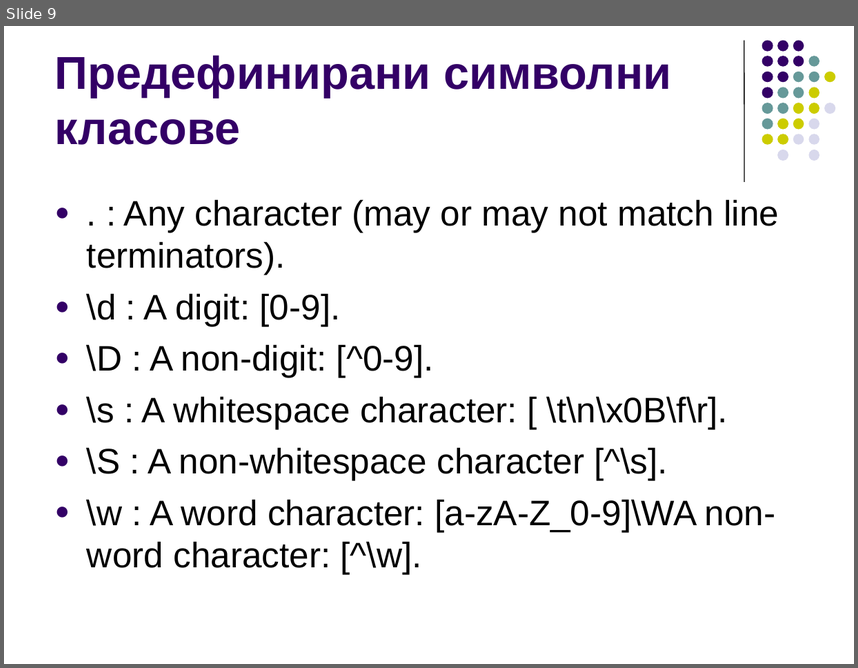
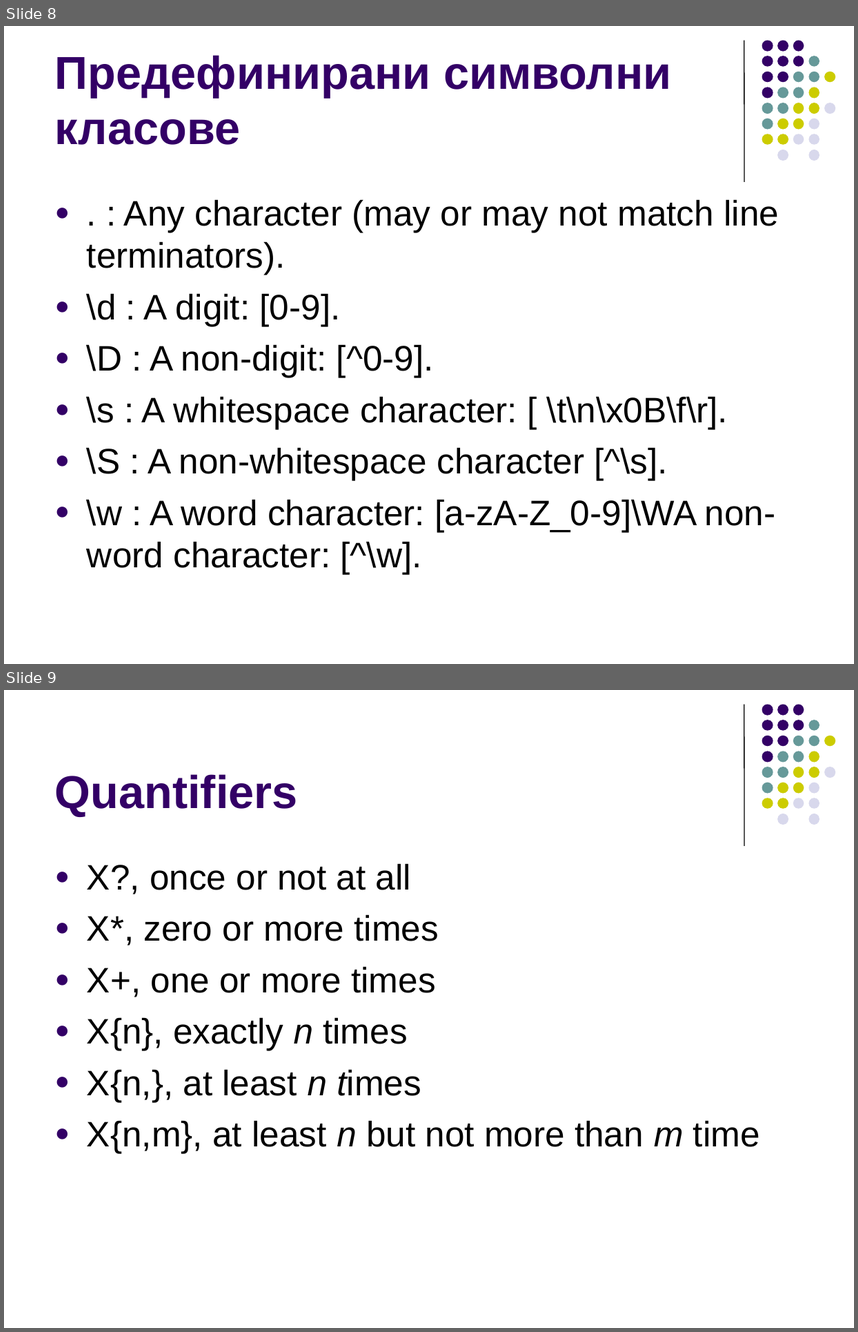
Before and after one commit to ivorusev/startup-factory-java-course, a slide deck: slides/10-Regexp.ppt. Shown one above the other, each under a label of ours: slide 9 before the commit, slides 8 and 9 after it. The pictures are 858x668 and 858x1332 pixels, drawn with LibreOffice and Linux fonts; fonts in the diff are those of the drawing. Boxes give left, top, right and bottom in pixels: in the first picture for what was removed or moved away, otherwise in the second. Text is boxed around its words. In the diff, an @@ line names an element or a change of style, - is before the commit and + after.

```diff
--- a/slides/10-Regexp.ppt
+++ b/slides/10-Regexp.ppt
@@ slide 9 added at [4, 690, 854, 1328], background #FFFFFF; not listed: 32 template elements that a slide beside it also shows @@
@@ title added at [55, 774, 298, 816], 39 pt, text #330066, bold @@
+Quantifiers
@@ text added at [87, 863, 760, 1153], 30 pt, text #000000 @@
+● X?, once or not at all
+● X*, zero or more times
+● X+, one or more times
+● X{n}, exactly n times
+● X{n,}, at least n times
+● X{n,m}, at least n but not more than m time
@@ what was slide 9 is now slide 8 @@
```
Also in this commit, not shown: 2 slides changed, 4 other slides added, 1 slide removed.
